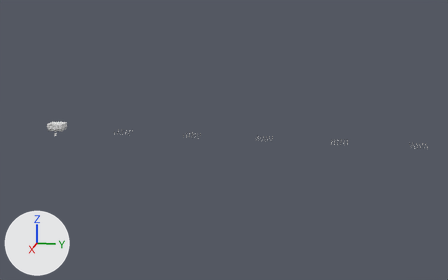
What one commit did to the Blender file one.blend.
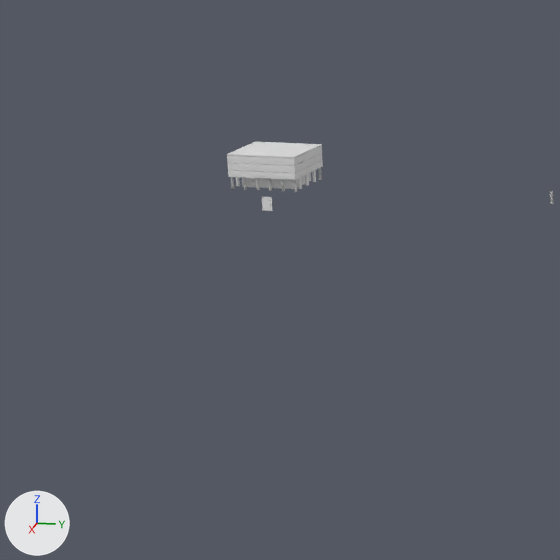
The first picture shows the older version from a camera (50 mm lens) standing at (7863.0, 4179.0, 2075.0) and looking at (-19.0, 2603.0, 104.0). The close-ups show both versions on the part from 0% to 26% of the width and 33% to 74% of the height of that picture; other places that the commit changed are outside them. Every picture has the same lights, and +X, +Y and +Z are marked at lower left. Materials are left out; every surface is plain grey.

The scene before the commit, as lines of its bpy script (objects in view):
```python
ob_building_009_001 = bpy.data.objects.new('building_009.001', me_building_009_mesh_001)
ob_building_009_001.location = (-17.0, 148.0, 140.0)
ob_building_009_001.rotation_euler = (2.551, 1572.0, 1580.0)  # degrees (146, 69, 167)
ob_building_009_001.scale = (-4.18, -4.18, -4.18)
ob_cube = bpy.data.objects.new('Cube', me_cube)
ob_cube.location = (-76.0, 193.0, 135.0)
ob_cube.scale = (57.6, 80.7, 18.7)
ob_cylinder = bpy.data.objects.new('Cylinder', me_cylinder_001)
ob_cylinder.location = (5.0, 94.0, 134.0)
ob_cylinder.scale = (4.08, 4.08, -19.1)
ob_cylinder_001 = bpy.data.objects.new('Cylinder.001', me_cylinder_002)
ob_cylinder_001.location = (-155.0, 94.0, 134.0)
ob_cylinder_001.scale = (4.08, 4.08, -19.1)
ob_cylinder_003 = bpy.data.objects.new('Cylinder.003', me_cylinder_008)
ob_cylinder_003.location = (-121.0, 289.0, 136.0)
ob_cylinder_003.scale = (4.91, 4.91, 19.5)
ob_plane = bpy.data.objects.new('Plane', me_plane)
ob_plane.location = (-7.0, 193.0, 72.0)
ob_plane.rotation_euler = (0.0, 1.571, 0.0)  # degrees (0, 90, 0)
ob_plane.scale = (20.9, 15.8, 231.0)
ob_plane_004 = bpy.data.objects.new('Plane.004', me_plane_006)
ob_plane_004.location = (-168.0, 293.0, 191.0)
ob_plane_004.rotation_euler = (-6.294, 1.571, 0.0)  # degrees (-361, 90, 0)
ob_plane_004.scale = (4.45, 2.98, 2.98)
```
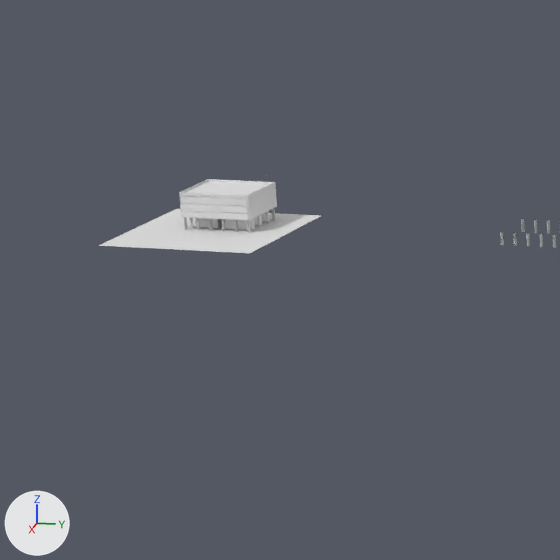
Edits to the scene script, one JSON object a line:
```json
{"block": "me_plane_006", "where": "# used by ob_plane_004; location = (-168.0, 293.0, 191.0); rotation_euler = (-6.294, 1.571, 0.0), in degrees (-361, 90, 0); scale = (4.45, 2.98, 2.98)"}
{"op": "remove", "block": "me_plane_006", "code": "me_plane_006.from_pydata(...)  # 19273 vertices, 13999 faces, 1152 loose edges; spans x -6.4..9.1, y -70.1..1.1, z -0.1..60.3"}
{"op": "add", "block": "me_plane_006", "code": "me_plane_006.from_pydata(...)  # 20085 vertices, 14781 faces, 1162 loose edges; spans x -17.1..9.1, y -71.3..7.3, z -1.3..60.7"}
{"block": "me_plane_006", "change": "me_plane_006 part 1: 808 vertices added at x -10.1..8.8, y -71.3..1.7, z -1.3..60.7"}
{"op": "set", "path": "ob_building_009_001.location", "old": "(-17.0, 148.0, 140.0)", "new": "(-13.0, -6.0, 13.0)"}
{"op": "set", "path": "ob_plane_004.location", "old": "(-168.0, 293.0, 191.0)", "new": "(-163.0, 139.0, 64.0)"}
{"op": "set", "path": "ob_cube.location", "old": "(-76.0, 193.0, 135.0)", "new": "(-71.0, 39.0, 8.0)"}
{"op": "set", "path": "ob_cylinder.location", "old": "(5.0, 94.0, 134.0)", "new": "(10.0, -60.0, 7.0)"}
{"op": "set", "path": "ob_cylinder_001.location", "old": "(-155.0, 94.0, 134.0)", "new": "(-150.0, -60.0, 7.0)"}
{"op": "set", "path": "ob_cylinder_003.location", "old": "(-121.0, 289.0, 136.0)", "new": "(-117.0, 135.0, 9.0)"}
{"op": "set", "path": "ob_plane.rotation_euler", "old": "(0.0, 1.571, 0.0)", "new": "(0.0, 0.0, 0.0)", "note": "degrees (0, 90, 0) -> degrees (0, 0, 0)"}
{"op": "set", "path": "ob_plane.location", "old": "(-7.0, 193.0, 72.0)", "new": "(4.0, 19.0, -14.0)"}
{"op": "set", "path": "ob_plane.scale", "old": "(20.9, 15.8, 231.0)", "new": "(234.0, 234.0, 234.0)"}
```

Location of each change, (x1, y1, x2, y2) in pixels of the close-ups (560 x 560 px):
```json
{"object": "Plane.004", "change": "reshaped, moved", "before": [227, 142, 323, 180], "after": [179, 179, 277, 220]}
{"object": "Plane", "change": "moved, rescaled, turned", "before": [262, 196, 273, 211], "after": [98, 209, 320, 253]}
{"object": "Cube", "change": "moved", "before": [242, 172, 311, 189], "after": [195, 213, 265, 230]}
{"object": "Cylinder", "change": "moved", "before": [231, 177, 553, 204], "after": [184, 217, 556, 248]}
{"object": "Cylinder.003", "change": "moved", "before": [298, 171, 316, 189], "after": [251, 211, 269, 230]}
{"object": "Cylinder.001", "change": "moved", "before": [318, 168, 322, 180], "after": [272, 208, 550, 233]}
{"object": "building_009.001", "change": "moved", "before": [250, 178, 256, 182], "after": [204, 218, 209, 223]}
{"part": 1, "of": "me_plane_006", "change": "added", "after": [179, 179, 277, 220]}
```
